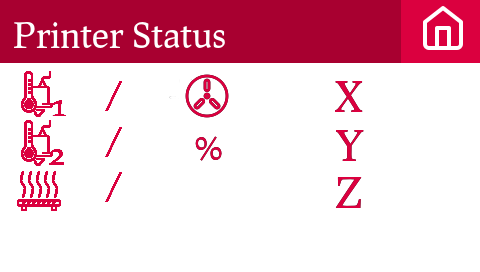
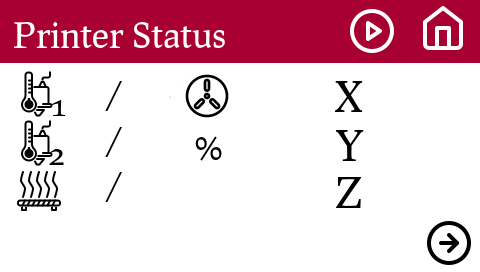
Two versions of the same layered image (480×272). Layer-by-layer changes:
added layer "play-circle.svg" above "Eingefügte Ebene" over 350, 9, 394, 53
hid "Eingefügte Ebene", painted on it over 17, 71, 471, 265
added layer "arrow-right-circle.svg" above "SelectedIconTitle" over 427, 221, 471, 265
hid "SelectedIconTitle", painted on it over 350, 0, 480, 63
